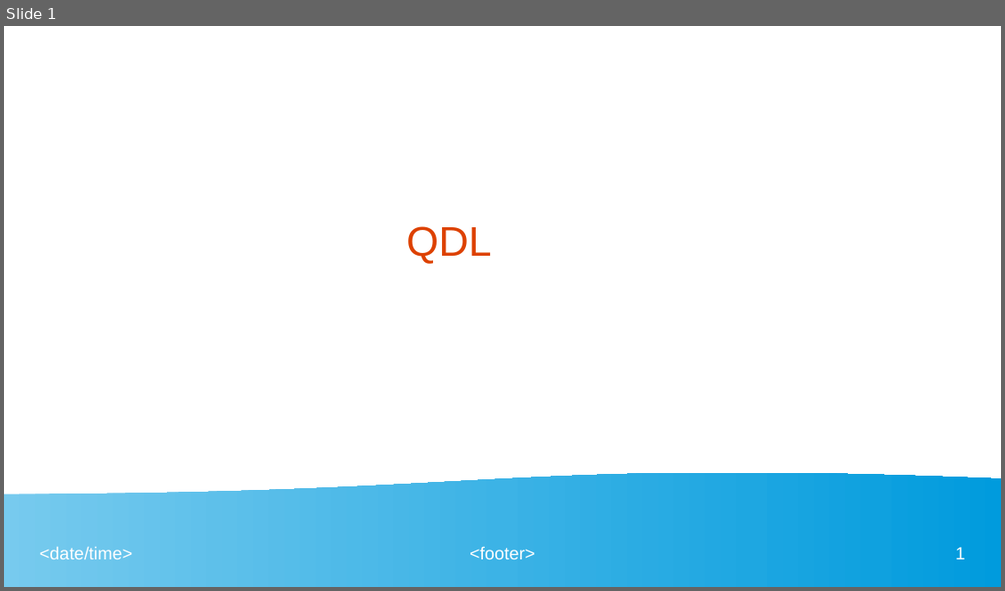
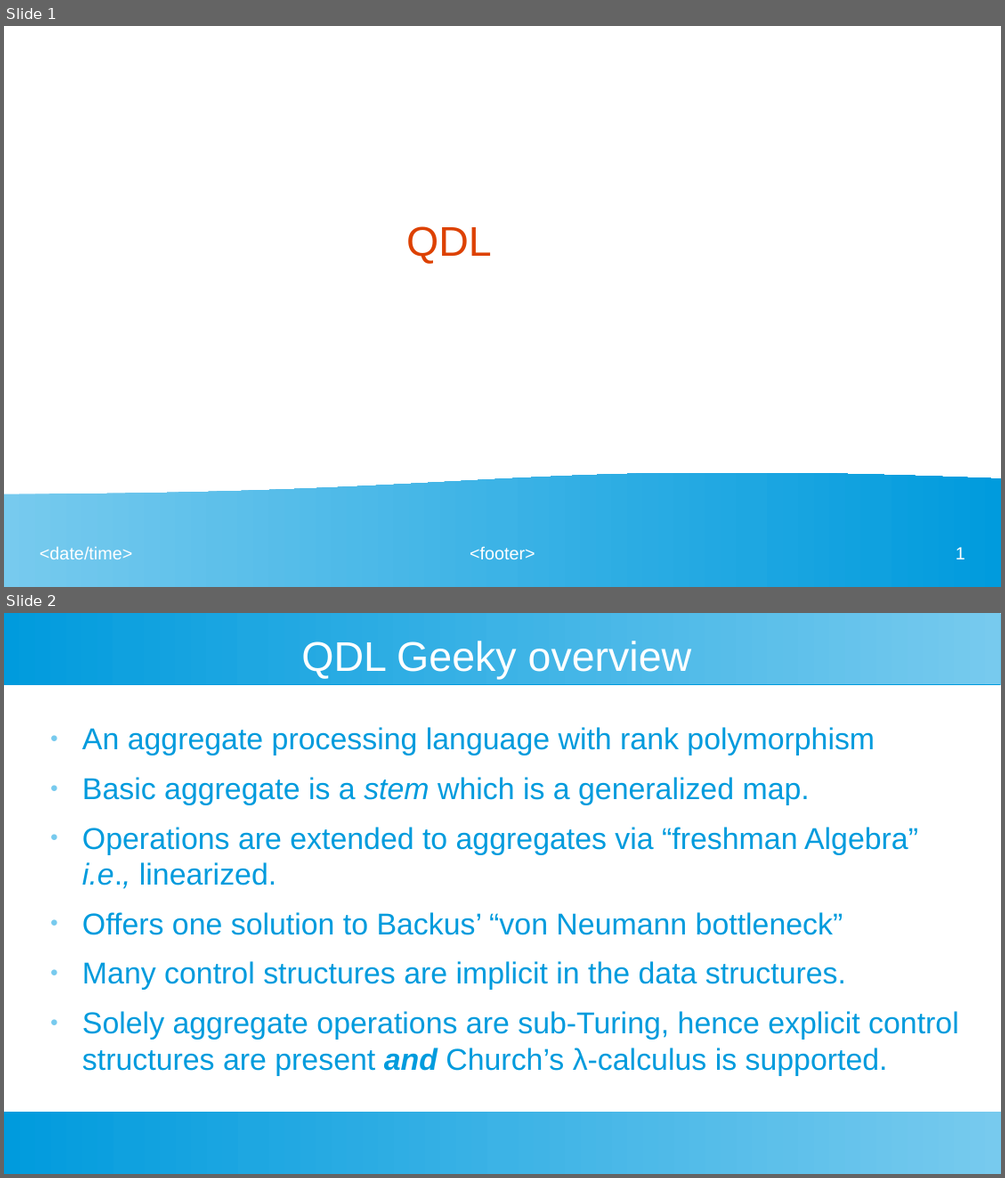
Before and after one commit to ncsa/qdl, a slide deck: language/src/main/docs/qdl-presentation.odp. Shown one above the other, each under a label of ours: slide 1 before the commit, slides 1 and 2 after it. The pictures are 1005x591 and 1005x1178 pixels, drawn with LibreOffice and Linux fonts; fonts in the diff are those of the drawing. Boxes give left, top, right and bottom in pixels: in the first picture for what was removed or moved away, otherwise in the second. Text is boxed around its words. In the diff, an @@ line names an element or a change of style, - is before the commit and + after.

```diff
--- a/language/src/main/docs/qdl-presentation.odp
+++ b/language/src/main/docs/qdl-presentation.odp
@@ slide 2 added at (4, 613, 1001, 1174), background #FFFFFF @@
@@ rectangle added at (4, 613, 1001, 684), fill gradient #77CAEE to #75C9EE to #73C9ED to #71C8ED to #6FC7ED to #6EC6ED @@
@@ title added at (301, 641, 692, 679), 33 pt, text #FFFFFF @@
+QDL Geeky overview
@@ text added at (82, 727, 959, 1075), 24 pt, text #009BDD @@
+● An aggregate processing language with rank polymorphism
+● Basic aggregate is a stem which is a generalized map.
+● Operations are extended to aggregates via “freshman Algebra” i.e., linearized.
+● Offers one solution to Backus’ “von Neumann bottleneck”
+● Many control structures are implicit in the data structures.
+● Solely aggregate operations are sub-Turing, hence explicit control structures are present and Church’s λ-calculus is supported.
@@ rectangle added at (4, 1111, 1001, 1174), fill gradient #77CAEE to #75C9EE to #73C9ED to #71C8ED to #6FC7ED to #6EC6ED @@
```
Also in this commit, not shown: 2 other slides added, 1 slide removed, 10 other files.
